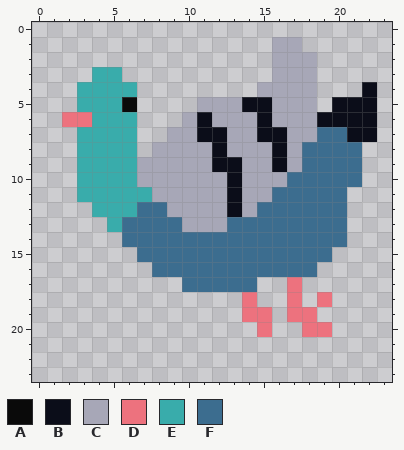
Pixel-art sprite, stored at Assets/Sprites/Bird/Bird1.png. The picture above is the old version.
The file is 48x48 pixels, drawn in blocks of 2x2; one block is one cell here.
Palette (. is transparent): A #0a0a0a  B #0b0d19  C #a7a7b7  D #ed727e  E #39acab  F #3c6d8f
Pixels before, first column x 2:
 1 ..............CC.....
 2 ..............CCC....
 3 ..EE..........CCC....
 4 .EEEE........CCCC...B
 5 .EEEA....CCCBBCCC.BBB
 6 DDEEE...CBCCCBCCCBBBB
 7 .EEEE..CCBBCCBBCCFFBB
 8 .EEEE.CCCCBCCCBCFFFF.
 9 .EEEECCCCCBBCCBCFFFF.
10 .EEEECCCCCCBCCCFFFFF.
11 .EEEEECCCCCBCCFFFFF..
12 ..EEEFFCCCCBCFFFFFF..
13 ...EFFFFCCCFFFFFFFF..
14 ....FFFFFFFFFFFFFFF..
15 .....FFFFFFFFFFFFF...
16 ......FFFFFFFFFFF....
17 ........FFFFF..D.....
18 ............D..D.D...
19 ............DD.DD....
20 .............D..DD...
The result:
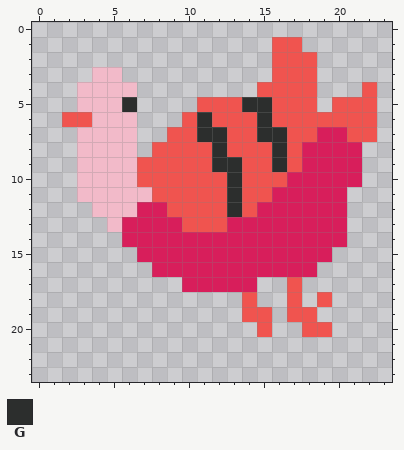
Colours new in this view: G #2c2e2d
Commit message: Bird is Red Now
The exact change:
colour C: #a7a7b7 -> #f0544f
colour E: #39acab -> #f2bac9
colour F: #3c6d8f -> #d81e5b
y 4: x 22 B -> C
y 5: x 6 A -> G; x 14..15 BB -> GG; x 20..22 BBB -> CCC
y 6: x 2..3 DD -> CC; x 11 B -> G; x 15 B -> G; x 19..22 BBBB -> CCCC
y 7: x 11..12 BB -> GG; x 15..16 BB -> GG; x 21..22 BB -> CC
y 8: x 12 B -> G; x 16 B -> G
y 9: x 12..13 BB -> GG; x 16 B -> G
y 10..12: x 13 B -> G
y 17: x 17 D -> C
y 18: x 14 D -> C; x 17 D -> C; x 19 D -> C
y 19: x 14..15 DD -> CC; x 17..18 DD -> CC
y 20: x 15 D -> C; x 18..19 DD -> CC
Where, in picture pixels (left, top, right, bottom), the same in both pictures:
changed: (62, 37, 377, 337)
